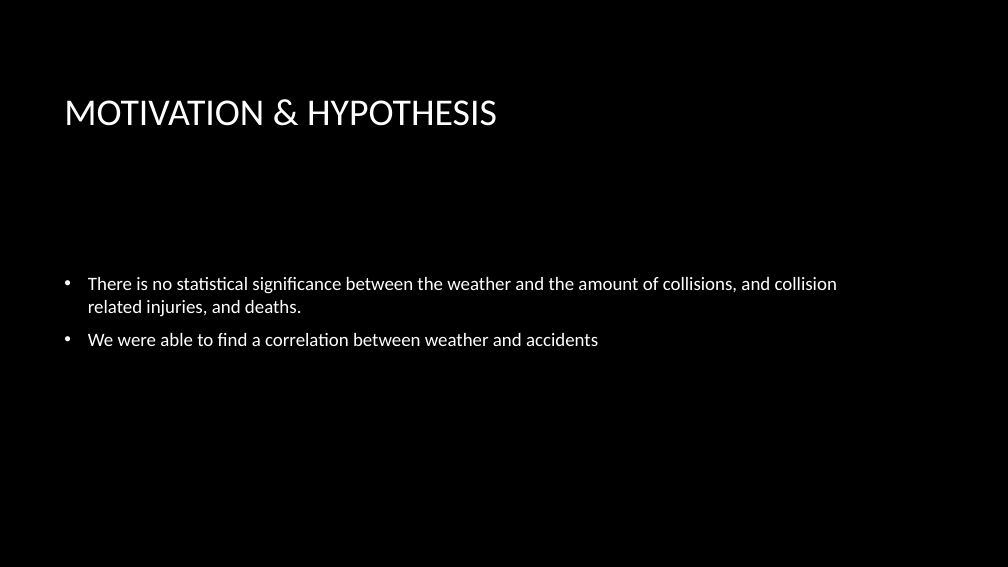
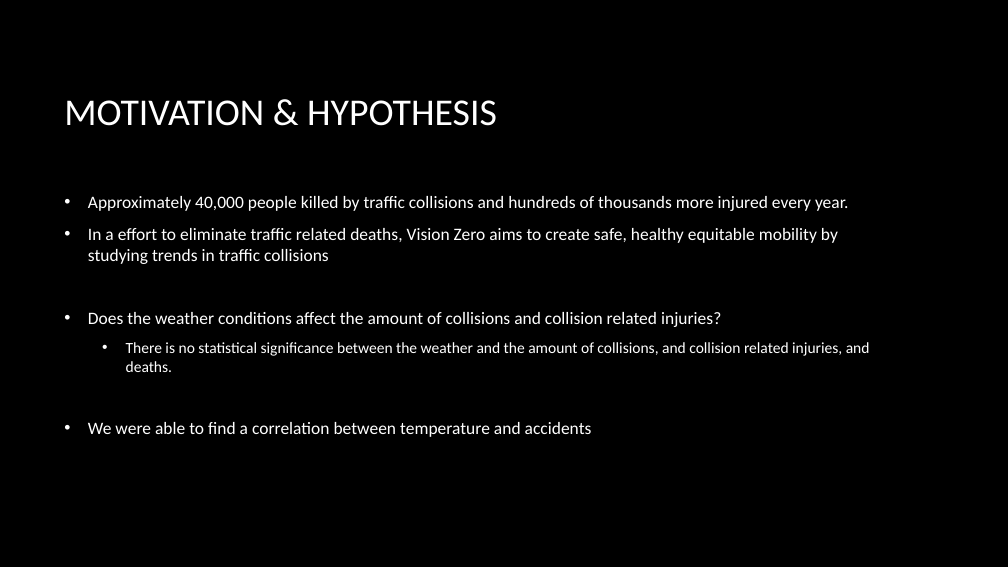
Before and after one commit to huntercash/ProjectOne, a slide deck: slide 2 of reports/Presentation1.pptx. Drawn at 1008x567 pixels with LibreOffice and Linux fonts; fonts in the diff are those of the drawing; background and template pictures are left out. Boxes give left, top, right and bottom in pixels: in the first picture for what was removed or moved away, otherwise in the second. Text is boxed around its words. In the diff, an @@ line names an element or a change of style, - is before the commit and + after.

Commit message:
final code and presentation

```diff
--- a/reports/Presentation1.pptx
+++ b/reports/Presentation1.pptx
@@ text "Approximately 40,000 people killed by ...": place and size @@
-text "Approximately 40,000 people killed by ..." at [88, 277, 837, 346]
+text "Approximately 40,000 people killed by ..." at [88, 196, 870, 437]
@@ text at [88, 196, 849, 327]: paragraphs added @@
+• Approximately 40,000 people killed by traffic collisions and hundreds of thousands more injured every year.
+• In a effort to eliminate traffic related deaths, Vision Zero aims to create safe, healthy equitable mobility by studying trends in traffic collisions
+• Does the weather conditions affect the amount of collisions and collision related injuries?
@@ text at [126, 342, 870, 372]: size 18 to 14.8 pt in "There is no statistical significance between the ..."; list level 1 to 2 in "There is no statistical significance ..." @@
@@ text at [88, 422, 592, 437]: text changed; size 18 to 16.6 pt @@
-• We were able to find a correlation between weather and accidents
+• We were able to find a correlation between temperature and accidents
```
Also in this commit, not shown: 3 other slides changed, 18 slides added, 4 slides removed, 2 other files.
